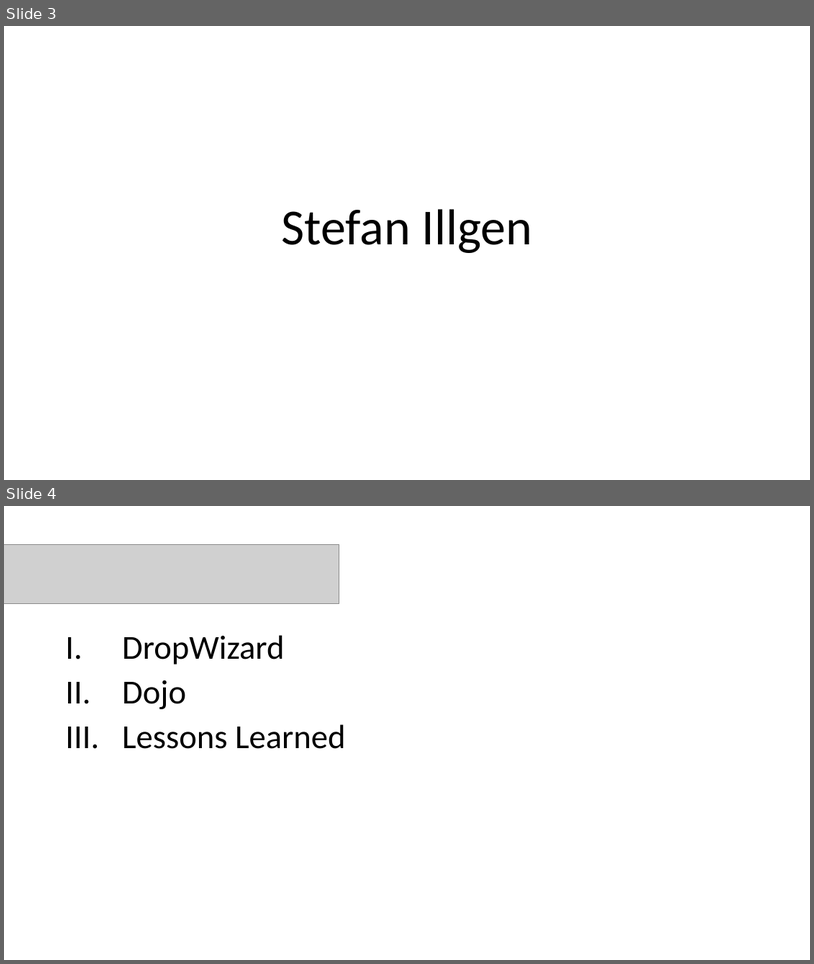
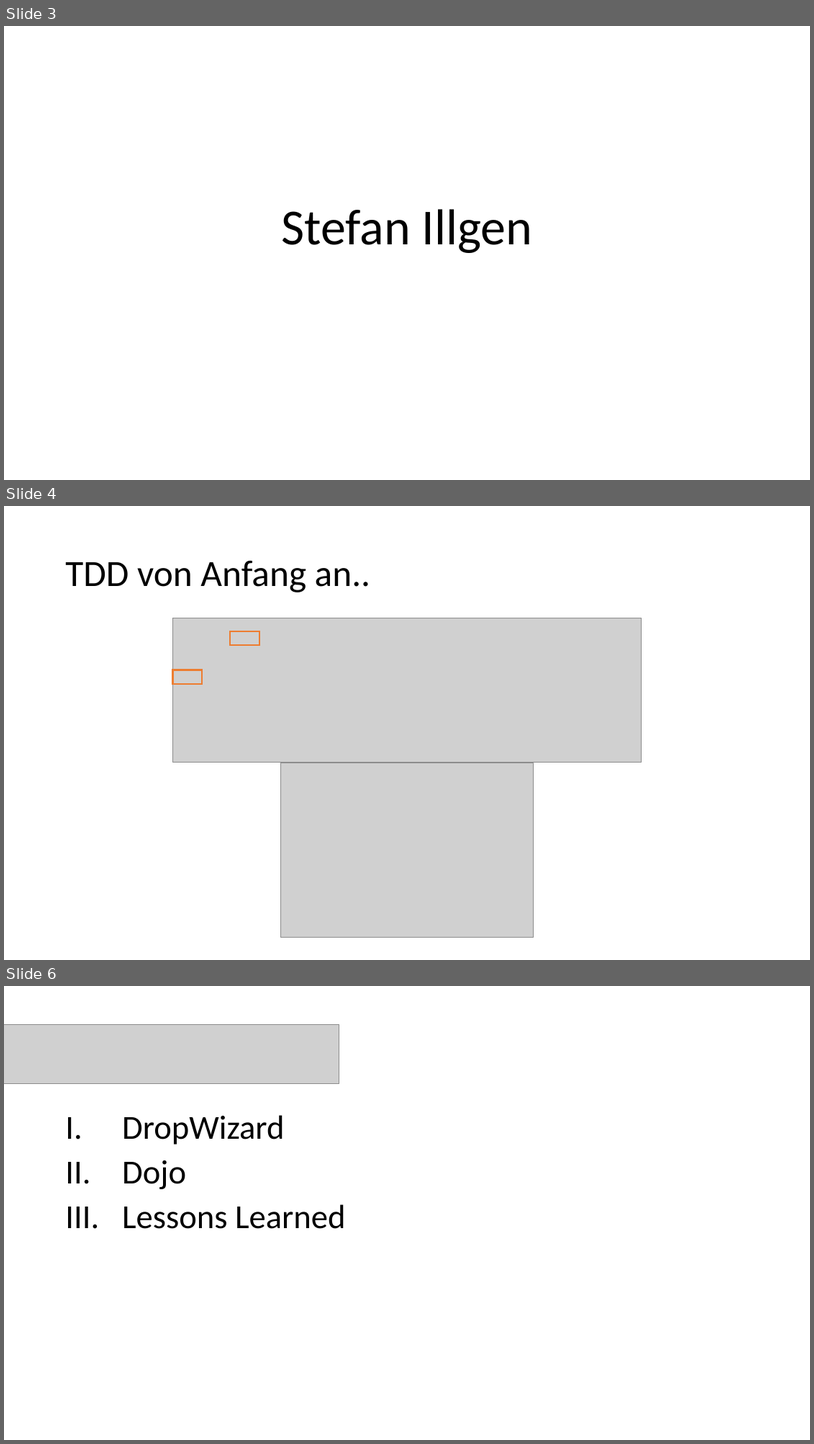
Before and after one commit to stefanil/EnergyManager, a slide deck: presentation.pptx. Shown one above the other, each under a label of ours: slides 3 and 4 before the commit, slides 3, 4 and 6 after it; the slides between them are not shown. The pictures are 814x964 and 814x1444 pixels, drawn with LibreOffice and Linux fonts; fonts in the diff are those of the drawing; grey boxes stand for pictures. Boxes give left, top, right and bottom in pixels: in the first picture for what was removed or moved away, otherwise in the second. Text is boxed around its words. In the diff, an @@ line names an element or a change of style, - is before the commit and + after.

```diff
--- a/presentation.pptx
+++ b/presentation.pptx
@@ slide 4 added at (4, 506, 810, 960), background #FFFFFF @@
@@ title added at (65, 561, 370, 592), 44 pt, text #000000 @@
+TDD von Anfang an..
@@ picture added at (172, 618, 642, 762) @@
@@ rectangle added at (230, 631, 260, 645), outline #ED7D31 2 pt @@
@@ rectangle added at (172, 670, 202, 684), outline #ED7D31 2 pt @@
@@ picture added at (281, 762, 533, 937) @@
@@ what was slide 4 is now slide 6 @@
```
Also in this commit, not shown: 1 slide changed, 2 other slides added.
